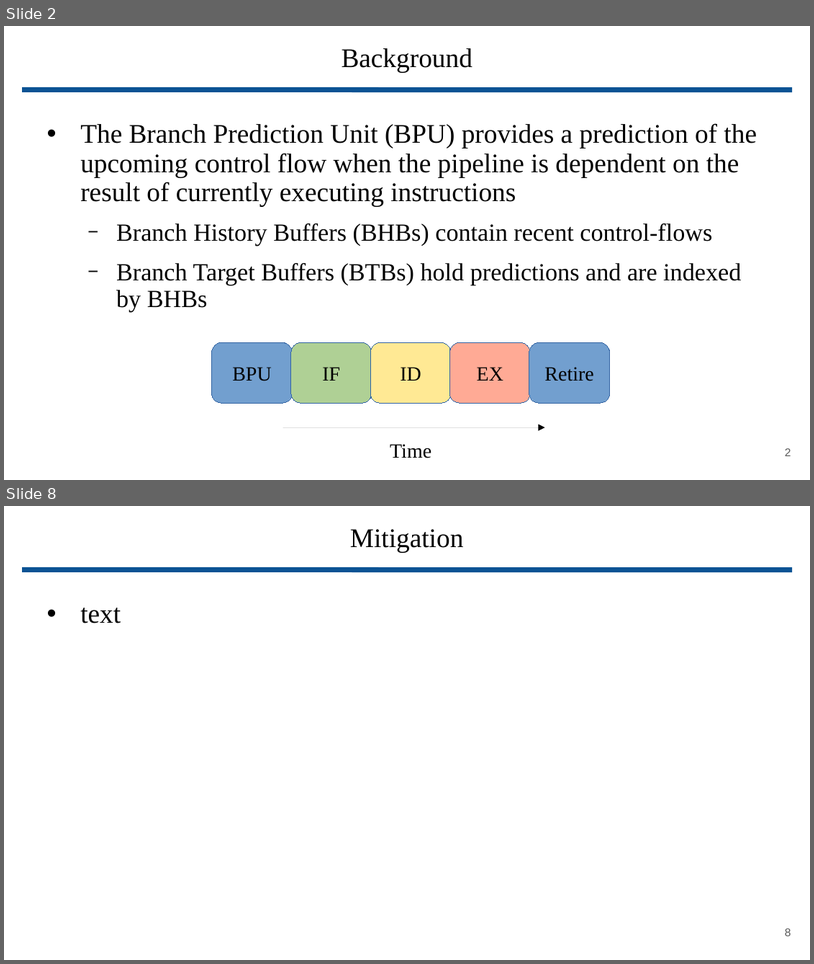
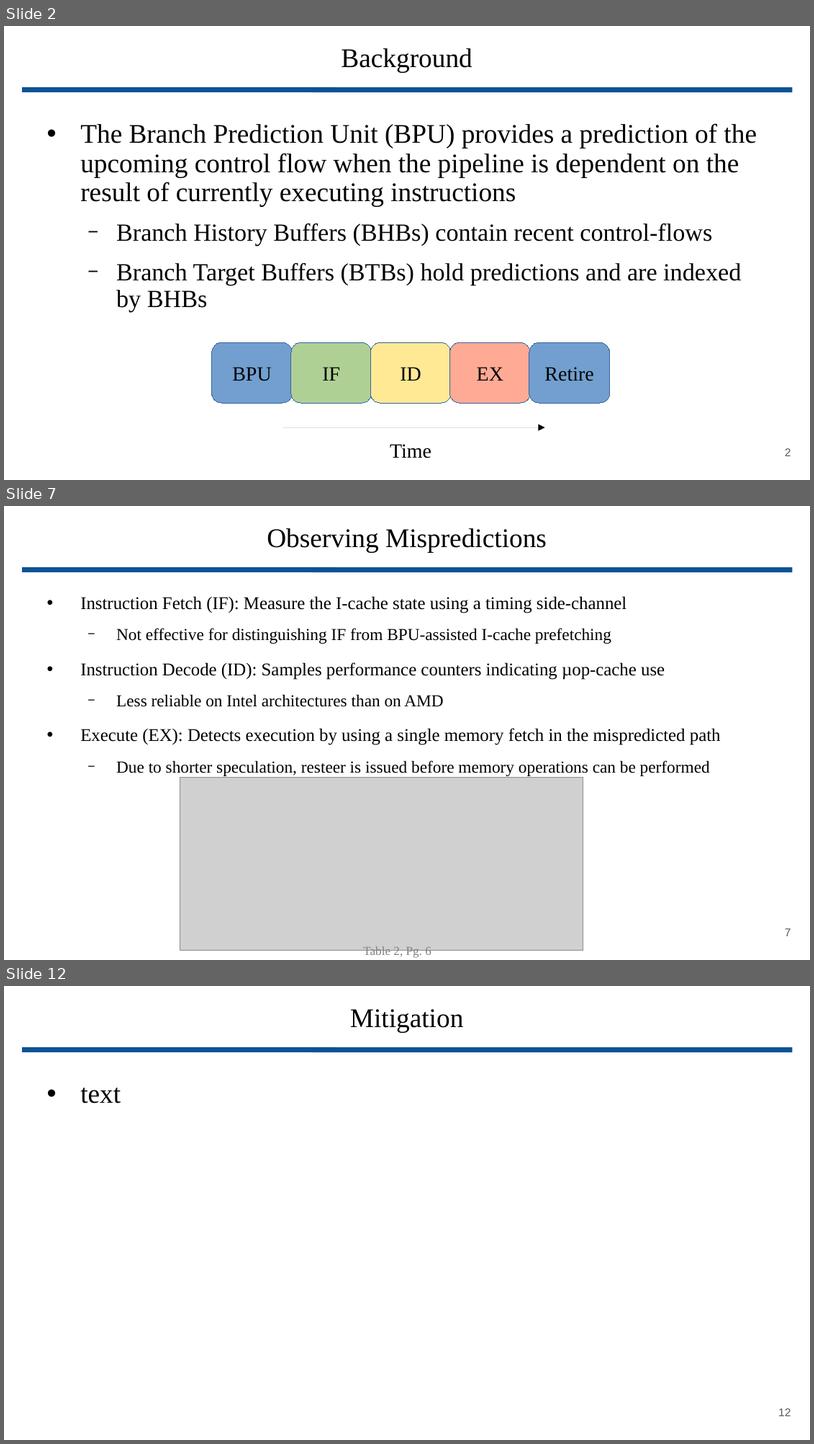
Before and after one commit to wbuz24/grad-research, a slide deck: presentations/Phantom.pptx. Shown one above the other, each under a label of ours: slides 2 and 8 before the commit, slides 2, 7 and 12 after it; the slides between them are not shown. The pictures are 814x964 and 814x1444 pixels, drawn with LibreOffice and Linux fonts; fonts in the diff are those of the drawing; grey boxes stand for pictures. Boxes give left, top, right and bottom in pixels: in the first picture for what was removed or moved away, otherwise in the second. Text is boxed around its words. In the diff, an @@ line names an element or a change of style, - is before the commit and + after.

```diff
--- a/presentations/Phantom.pptx
+++ b/presentations/Phantom.pptx
@@ slide 7 added at <box>4,506,810,960</box>, background #FFFFFF @@
@@ title added at <box>267,528,547,552</box>, 24 pt, text #000000 @@
+Observing Mispredictions
@@ line added from (22, 569) to (792, 569), #0B5394 4.51 pt @@
@@ text added at <box>80,596,721,776</box>, 16 pt, text #000000 @@
+• Instruction Fetch (IF): Measure the I-cache state using a timing side-channel
+  − Not effective for distinguishing IF from BPU-assisted I-cache prefetching
+• Instruction Decode (ID): Samples performance counters indicating µop-cache use
+  − Less reliable on Intel architectures than on AMD
+• Execute (EX): Detects execution by using a single memory fetch in the mispredicted path
+  − Due to shorter speculation, resteer is issued before memory operations can be performed
@@ picture added at <box>180,777,584,950</box> @@
@@ page number added at <box>785,928,792,936</box>, 10 pt, text #595959 @@
+7
@@ text added at <box>363,946,432,957</box>, 11 pt, text #808080 @@
+Table 2, Pg. 6
@@ what was slide 8 is now slide 12 @@
@@ page number at <box>779,1408,791,1416</box>: text changed @@
-8
+12
```
Also in this commit, not shown: 6 slides changed, 3 other slides added.
